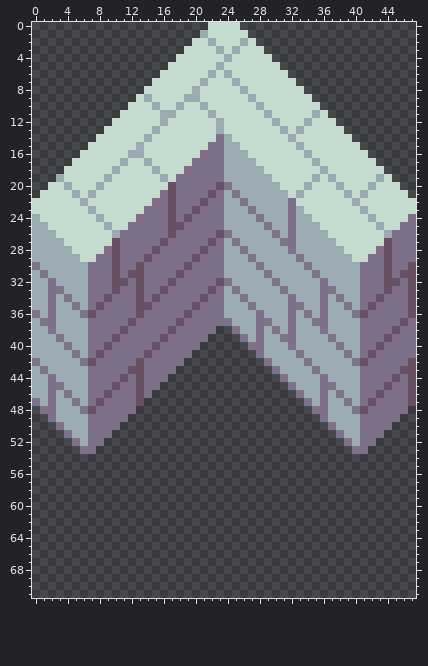
File history of a pixel-art file, resources/asesprite/blocks/Block-Brick.aseprite. The first picture shows the starting point.
48x72 pixels, 1 frame.
And afterwards:
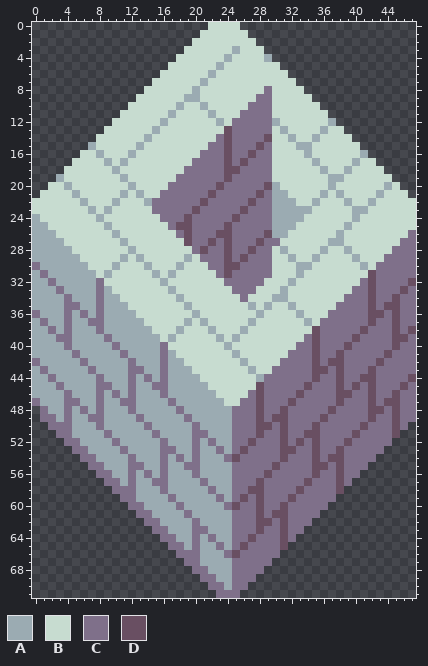
Palette (. is transparent): A #9babb2  B #c7dcd0  C #7f708a  D #694f62
Edits made:
layer "Solid" now shown
layer "Half-West" now shown
layer "Half-South" now shown
layer "Corner-South-East" now shown
layer "Corner-South-West" now shown
layer "Corner-North-West" now shown
Changed rows in their new state; - is an unchanged pixel.
first column x 1:
 1 --------------------B--------------------------
 2 ---------------------B---B---------------------
 3 ----------------------B------------------------
 4 ----------------------------A------------------
 6 -----------------------B-----------------------
 7 ------------------------B----------------------
 8 -------------------------B--C------------------
 9 -------------B------------BCC------------------
10 --------------B-----------CCC------------------
11 ---------------B---------CCCC-----B------------
12 ------------------------CCCCC----B--A----------
13 ----------------------BDCCCCC---B--A-----------
14 -----------------------DCCCCD-----A------------
15 ------A----------------DCCCDC----A-------------
16 -------A----B----------DCCDCC-----------A------
17 --------A----B---------DCDCCC----------A-------
18 --------------B--------DDCCCC---------A--------
19 --------B-A----B-------DCCCCC-----B--A----B----
20 -------B---A----C-------CCCCD----B--AB---B-A---
21 ------B---A-A---C------C-CCDC---B--A-AB-B-A----
22 ---------A---A--C------CC-DCC--A--A---AB-A-----
23 --------A----B--C------CCD-CC--A-A-----A-------
24 ------------BBB-C------CDCC-C--A-B-----A-B----B
25 -----------BBBBBC-D----DCCCC---ABBB---A---B--BB
26 ----------BBBBBBB-D----DCCCCDA-BBBBB-A-----BBB-
27 ---------BABBBBBBBD----D-CCDCCBBBBBB-A-----BB--
28 --------BBBABBBBBBB----DC-DCCB-BBBB-BBA---BB---
29 -------BBBABABBBBBAB---DCD-CCBB-BB-BBBBA-BBC---
30 ------BBBABBBABBBABBB--DDCC-CBBB-ABBBBBBAB-C--C
31 ------ABABBBBBABABBBBB-DCCCC-BBB-BBBBBBBBD-C-CC
32 ------A-BBBBBBBABBBBBBB-CCCCBBB-BBBBBBBB-D-CC--
33 -A----A-ABBBBBBBABBBBBBB-CCBBBABBBBBBBBC-D-C-DC
34 -A----A-AABBBBBBBABBBBBBB-BBB--BBBBBBBCC-DC-D-C
35 -A-C--ACAAABBBBBBBABBBBBBBAB-BBABBBBBC-C---DD-C
36 -A-C--A-AAAABBBBBBBABBBBBBBABBBB-BBBCCC-CDD-D-C
37 -A-C----AAAAABBBBBABABBBBB-BBBBBB-B-CCCC-D--DC-
38 ---C--A-AAAAAABBBABBBABBB-BBBBBBBBD-CCCCD-----D
39 ---C--AA-AAAAAABABBBBBABABBBBBBBBCDC-CCD---CDD-
40 ------AAA-AAAAA-BBBBBBBABBBBBBBBCCDCC-DC--C-D--
41 ------AAAA-AAAA-ABBBBBBBABBBBBBC-CDCCD-C-C-D---
42 ------AAAAA-AAA-AABBBBBBBABBBBCCC-DCDDC-C-D---C
43 -------AAAACCAA-AAABBBBBBBABB-CCCCDDCDCC-D---CC
44 ------A-AAA-A-A-AAAABBBBBBBACC-CCCD-CDCCDD--C--
45 -A----A--AA-AA-CAAAAABBBBBBDCCC-CDC--DCD-D-C-DC
46 -A----A-A-A-AAACAAAAAABBBBCDCCCCDCC-CDDC-DC-D-C
47 -A-C--ACAA--AAAACAAAAAABBCCDCCCDC-C-CD-C---DD-C
48 -A-C--A-AAA-AAAAACAAAAAACCCDCCDCCC--DCC-CDD-D-C
49 C--C----AAAACAAAAACAAAAACCCDCDDCCCCDCCCC-D--DCC
50 -C-C--A-AAAAACAAAAACAAAACCCDDCDCCCDC-CCCD---DC-
51 --C---AA-AAAAACAAAACCAAACCCDCCDCCDDCC-CD---CD--
52 ---C--AAACAAAAACAAACACAACCDCCCDCDCDCCCDC--CC---
53 ----C-AAAACAAAACCAACAACACDCCCCDDCCDCCDC--CC----
54 -----CCAAAACAAACACACAAACDCCCCCDCCCDCDDCCCC-----
55 ------CCAAACCAACAACCAAAACCCCCDCCCCDDCDCCC------
56 -------CCAACACACAAACAAAACCCCDCCCCCDCCDCC-------
57 --------CCACAACCAAAACAAACCCDCCCCCDCCCDC--------
58 ---------CCCAAACAAAAACAACCDDCCCCDCCCCD---------
59 ----------CCAAAACAAAAACACDCDCCCDCCCCC----------
60 -----------CCAAAACAAAAACDCCDCCDCCCCC-----------
61 ------------CCAAAACAAAAACCCDCDDCCCC------------
62 -------------CCAAAACAAAACCCDDCDCCC-------------
63 --------------CCAAACCAAACCCDCCDCC--------------
64 ---------------CCAACACAACCDCCCDC---------------
65 ----------------CCACAACACDCCCCD----------------
66 -----------------CCCAAACDCCCCC-----------------
67 ------------------CCAAAACCCCC------------------
68 -------------------CCAAACCCC-------------------
69 --------------------CCAACCC--------------------
70 ---------------------CCACC---------------------
71 ----------------------CCC----------------------
Where, in picture pixels (left, top, right, bottom), the same in both pictures:
changed: (40, 30, 416, 598)
